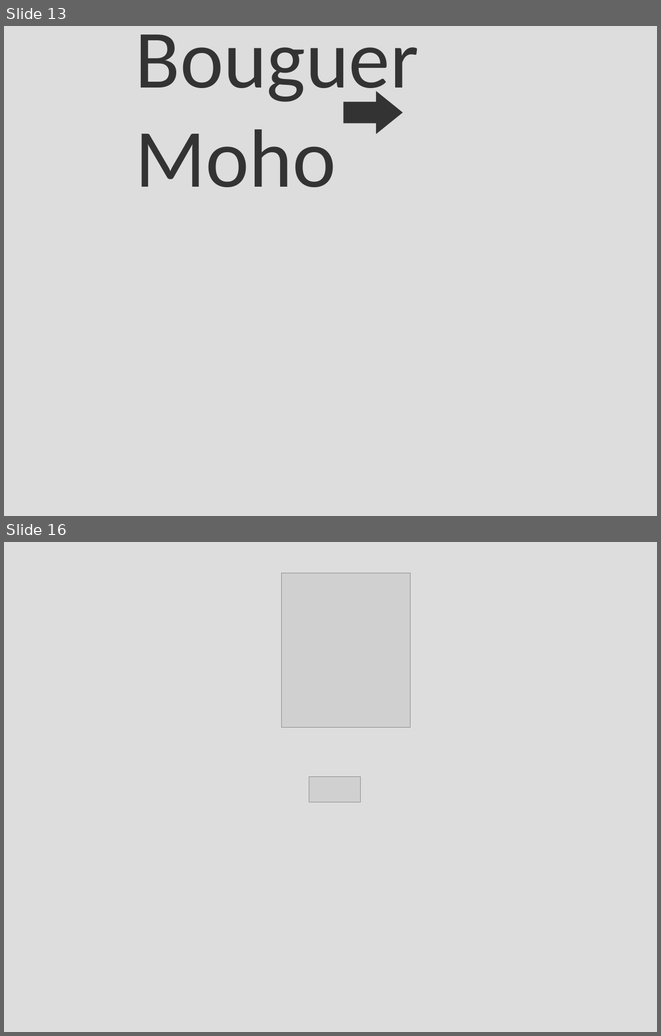
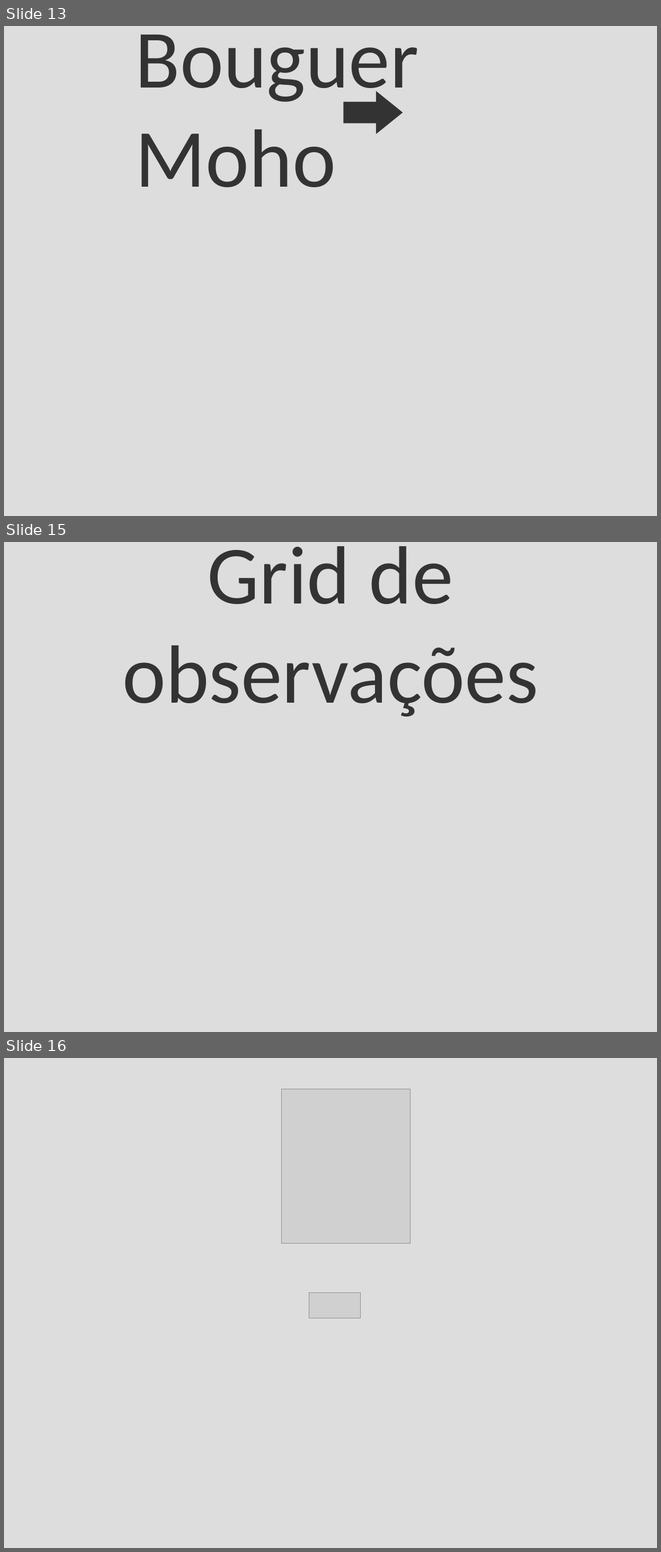
Before and after one commit to leouieda/seminario-on-2015, a slide deck: seminario-2015-leonardo-uieda.odp. Shown one above the other, each under a label of ours: slides 13 and 16 before the commit, slides 13, 15 and 16 after it; the slides between them are not shown. The pictures are 661x1036 and 661x1552 pixels, drawn with LibreOffice and Linux fonts; fonts in the diff are those of the drawing; grey boxes stand for pictures; background and template pictures are left out. Boxes give left, top, right and bottom in pixels: in the first picture for what was removed or moved away, otherwise in the second. Text is boxed around its words. In the diff, an @@ line names an element or a change of style, - is before the commit and + after.

```diff
--- a/seminario-2015-leonardo-uieda.odp
+++ b/seminario-2015-leonardo-uieda.odp
@@ slide 15 added at [4, 542, 657, 1032], background picture (left out) @@
@@ title added at [123, 546, 538, 716], 91 pt, text #333333 @@
+Grid de observações
```
Also in this commit, not shown: 6 slides changed, 8 other slides added, 1 slide removed, 2 other files.
